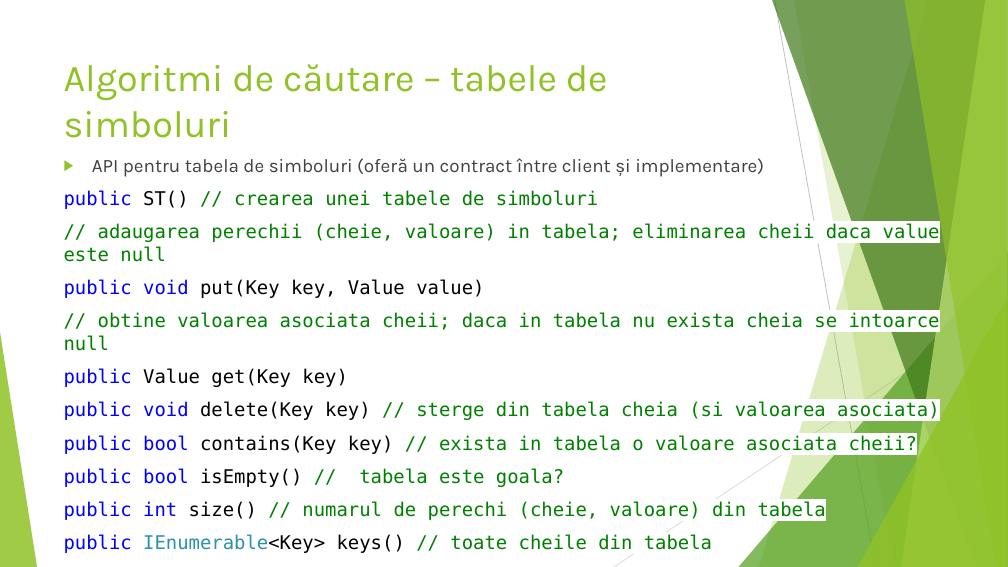
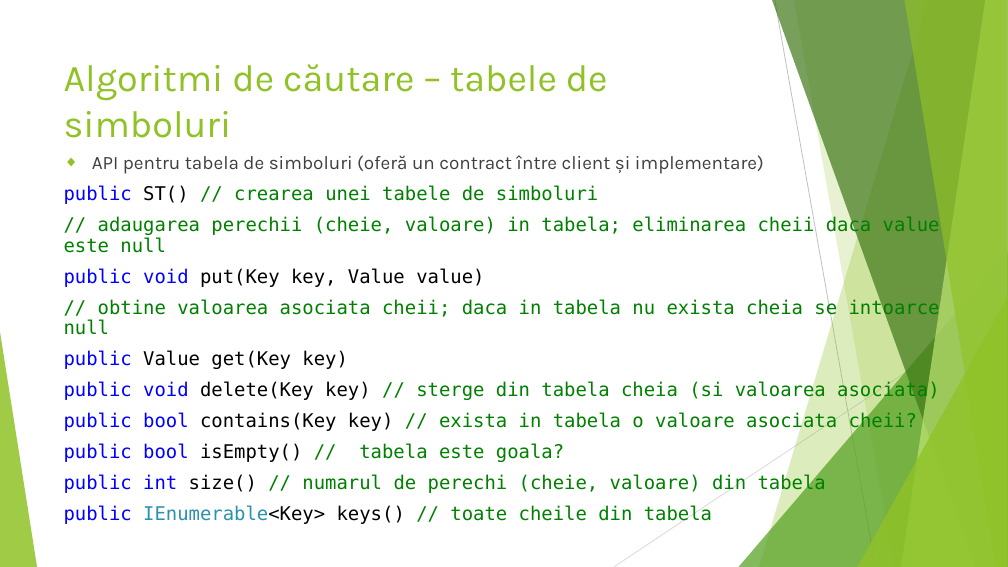
Before and after one commit to HoreaOros/ASD2015, a slide deck: slide 219 of ASD.pptx. Drawn at 1008x567 pixels with LibreOffice and Linux fonts; fonts in the diff are those of the drawing. Boxes give left, top, right and bottom in pixels: in the first picture for what was removed or moved away, otherwise in the second. Text is boxed around its words. In the diff, an @@ line names an element or a change of style, - is before the commit and + after.

```diff
--- a/ASD.pptx
+++ b/ASD.pptx
@@ freeform shape at bbox=[772, 0, 1008, 567]: fill #3F7819 at 70% opacity to #3F7818 at 70% opacity @@
@@ freeform shape at bbox=[901, 0, 1008, 567]: fill #C0E474 at 70% opacity to #BFE471 at 70% opacity @@
@@ text "API pentru tabela de simboluri ..." at bbox=[64, 155, 940, 524]: text colour #404040 to #3F3F3F in "API pentru tabela de simboluri (oferă un ..."; highlight #FFFFFF to none in "public ST() // crearea unei tabele de ...", "// adaugarea perechii (cheie, valoare) in tabela; ...", "public void put(Key key, Value value)", "// obtine valoarea asociata cheii; daca in ..." and 6 more places; bullet ▶ to ◆; line spacing 1 to 0.9; less space between paragraphs @@
@@ line (1008, 305) - (614, 567): stroke #D9D9D9 0.75 pt to #D8D8D8 0.75 pt @@
```
Also in this commit, not shown: 239 other slides changed, 1 other file.
